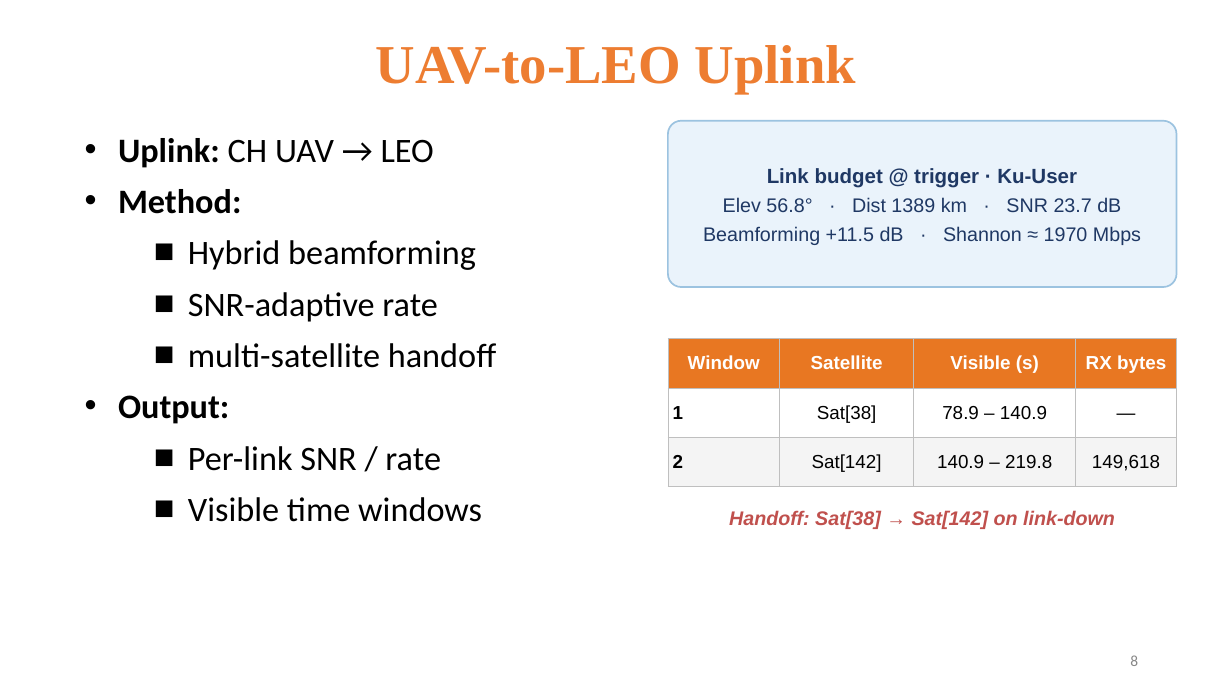
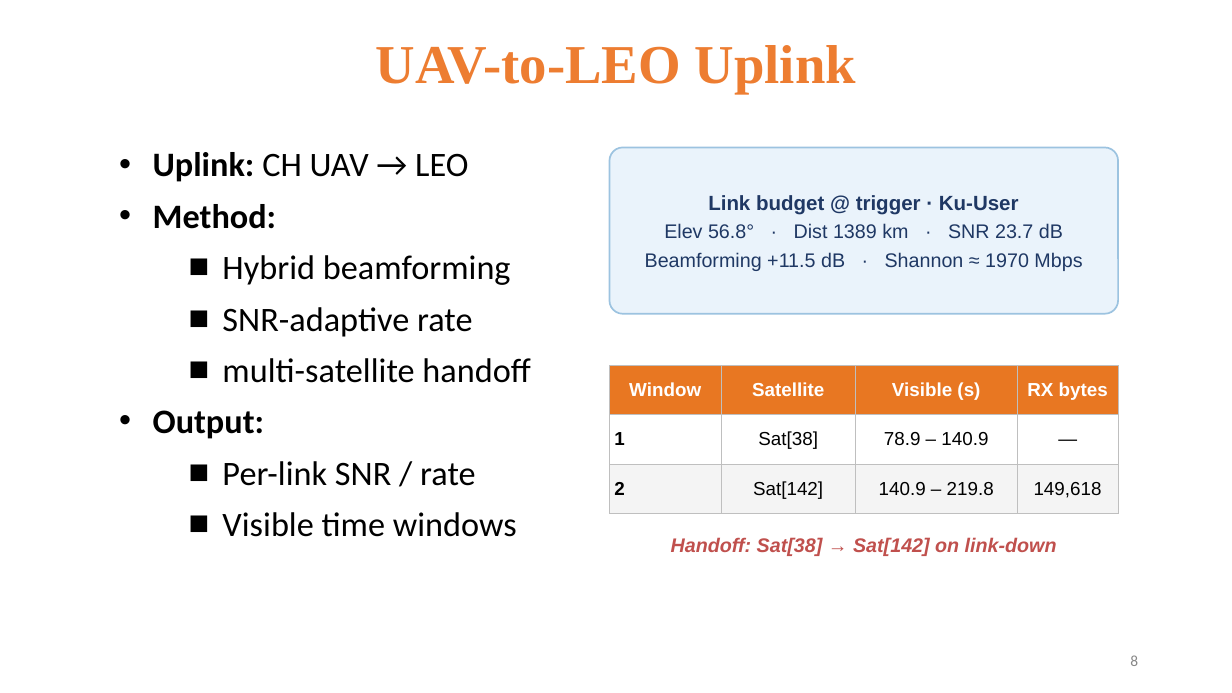
Before and after one commit to 112550039/CS_Project_ns3, a slide deck: slide 8 of docs/專題期末報告.pptx. Drawn at 1232x693 pixels with LibreOffice and Linux fonts; fonts in the diff are those of the drawing. Boxes give left, top, right and bottom in pixels: in the first picture for what was removed or moved away, otherwise in the second. Text is boxed around its words. In the diff, an @@ line names an element or a change of style, - is before the commit and + after.

```diff
--- a/docs/專題期末報告.pptx
+++ b/docs/專題期末報告.pptx
@@ text "Uplink: CH UAV → LEO": place and size @@
-text "Uplink: CH UAV → LEO" at <box>118,138,496,522</box>
+text "Uplink: CH UAV → LEO" at <box>153,152,530,537</box>
@@ 1 rounded rectangle, 1 text, 1 table: place and size @@
-1 rounded rectangle, 1 text, 1 table at <box>668,121,1178,529</box>
+1 rounded rectangle, 1 text, 1 table at <box>610,148,1120,556</box>
```
Also in this commit, not shown: 7 other slides changed, 2 slides added.
